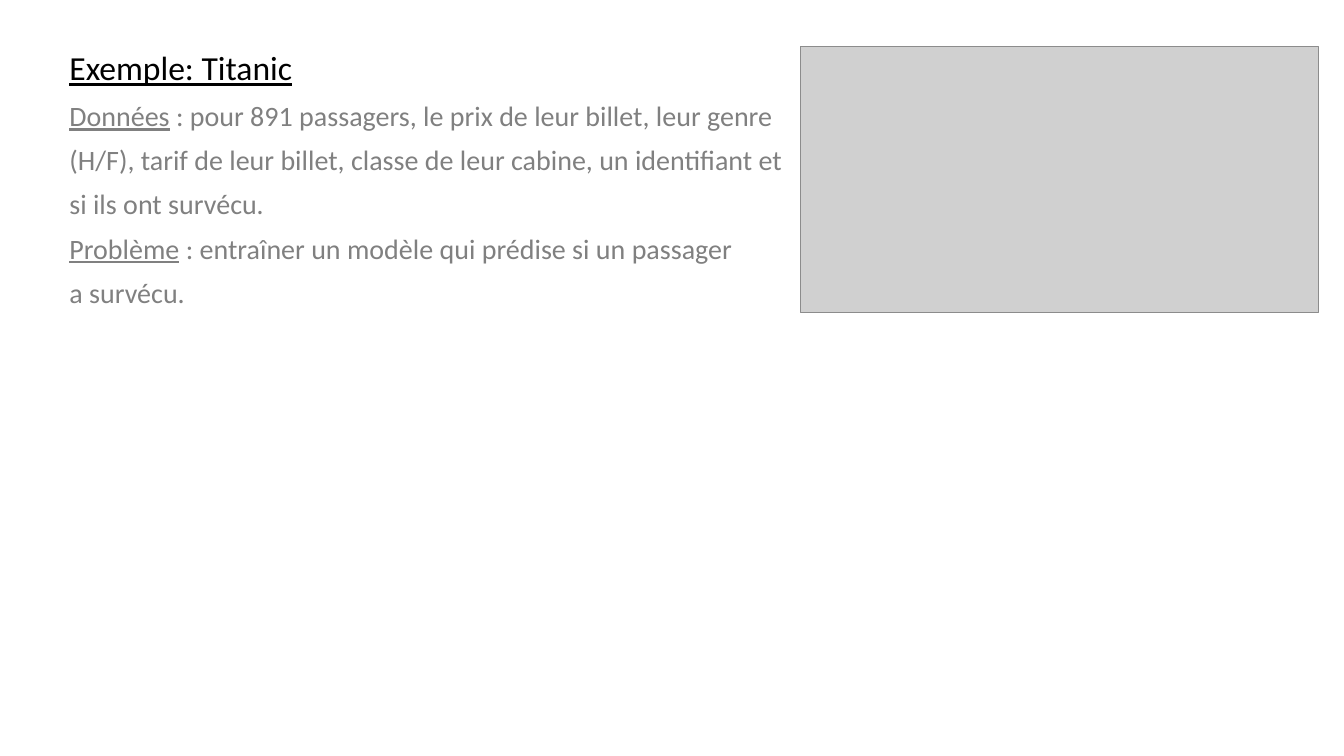
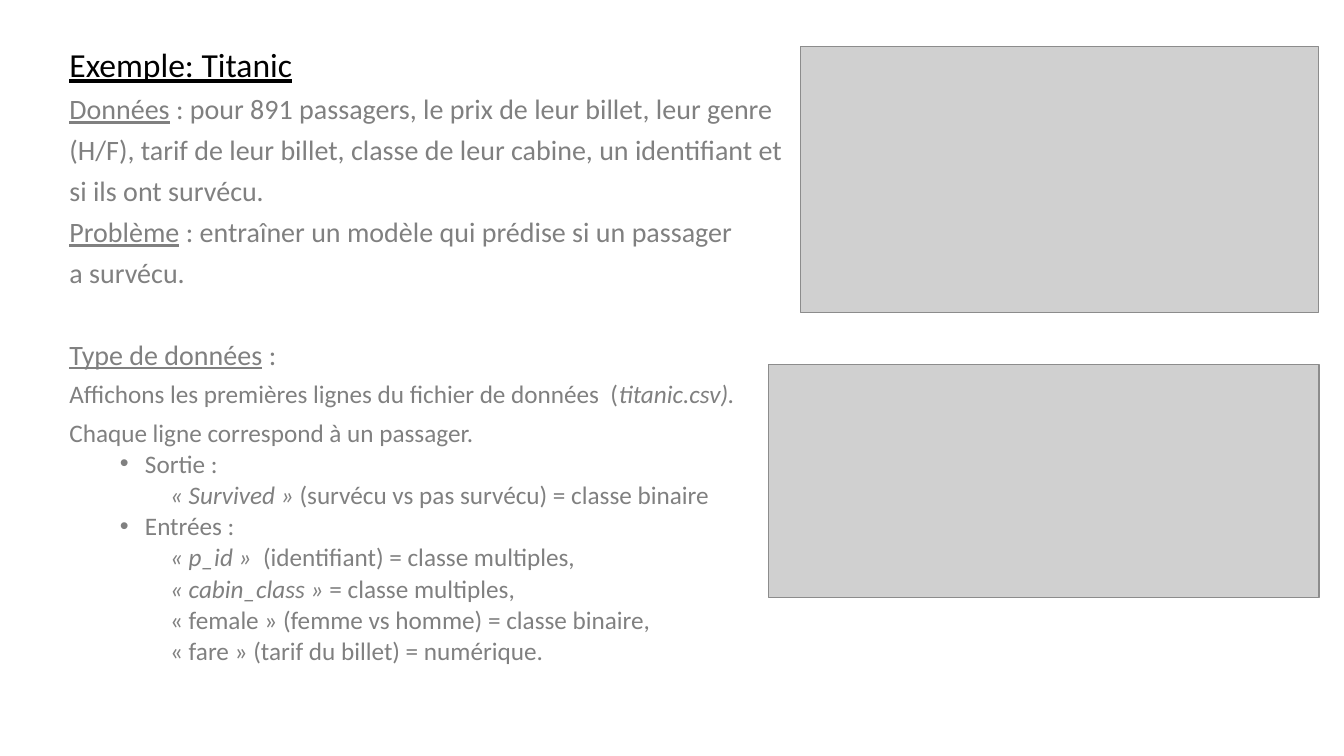
Before and after one commit to jolindien-git/jolindien-git.github.io, a slide deck: slide 29 of Intelligence Artificielle et Analyse de donnees.pptx (slide 26 before the commit). Drawn at 1344x756 pixels with LibreOffice and Linux fonts; fonts in the diff are those of the drawing; grey boxes stand for pictures. Boxes give left, top, right and bottom in pixels: in the first picture for what was removed or moved away, otherwise in the second. Text is boxed around its words. In the diff, an @@ line names an element or a change of style, - is before the commit and + after.

Commit message:
titanic

```diff
--- a/Intelligence Artificielle et Analyse de donnees.pptx
+++ b/Intelligence Artificielle et Analyse de donnees.pptx
@@ text at <box>69,53,782,283</box>: line spacing 0.9 to 0.8 @@
@@ text at <box>69,345,734,664</box>: paragraphs added @@
+Type de données :
+Affichons les premières lignes du fichier de données (titanic.csv).
+Chaque ligne correspond à un passager.
+  • Sortie :
+    « Survived » (survécu vs pas survécu) = classe binaire
+  • Entrées :
+    « p_id » (identifiant) = classe multiples,
+    « cabin_class » = classe multiples,
+    « female » (femme vs homme) = classe binaire,
+    « fare » (tarif du billet) = numérique.
@@ picture added at <box>768,365,1319,597</box> @@
```
Also in this commit, not shown: 1 other slide changed, 5 slides added, 1 slide removed, 2 other files.
